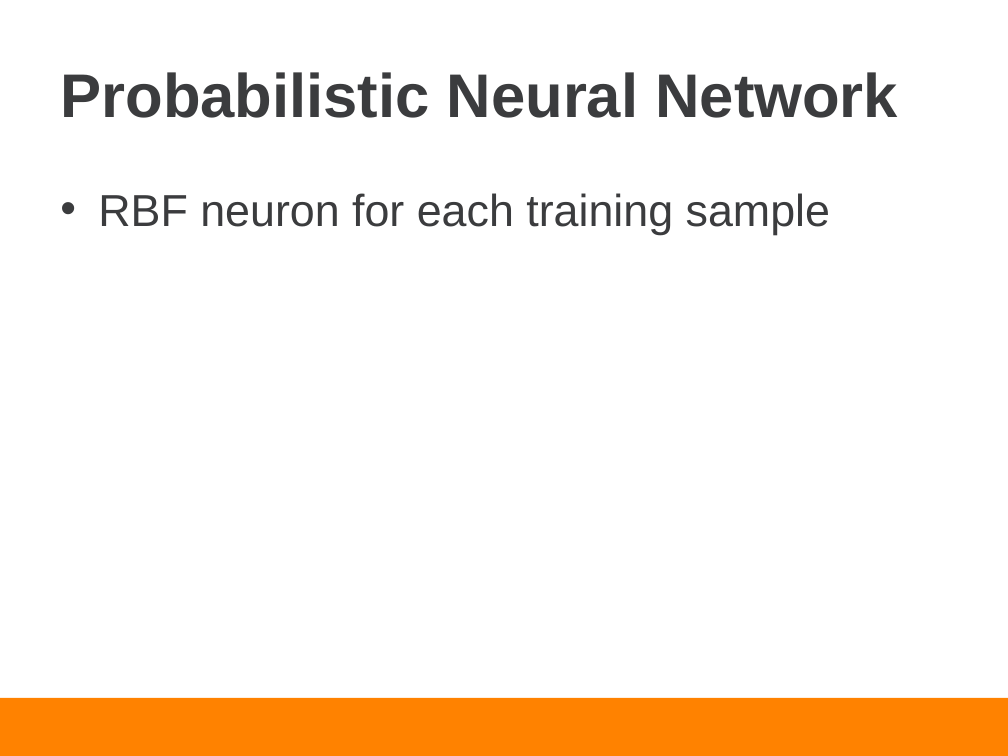
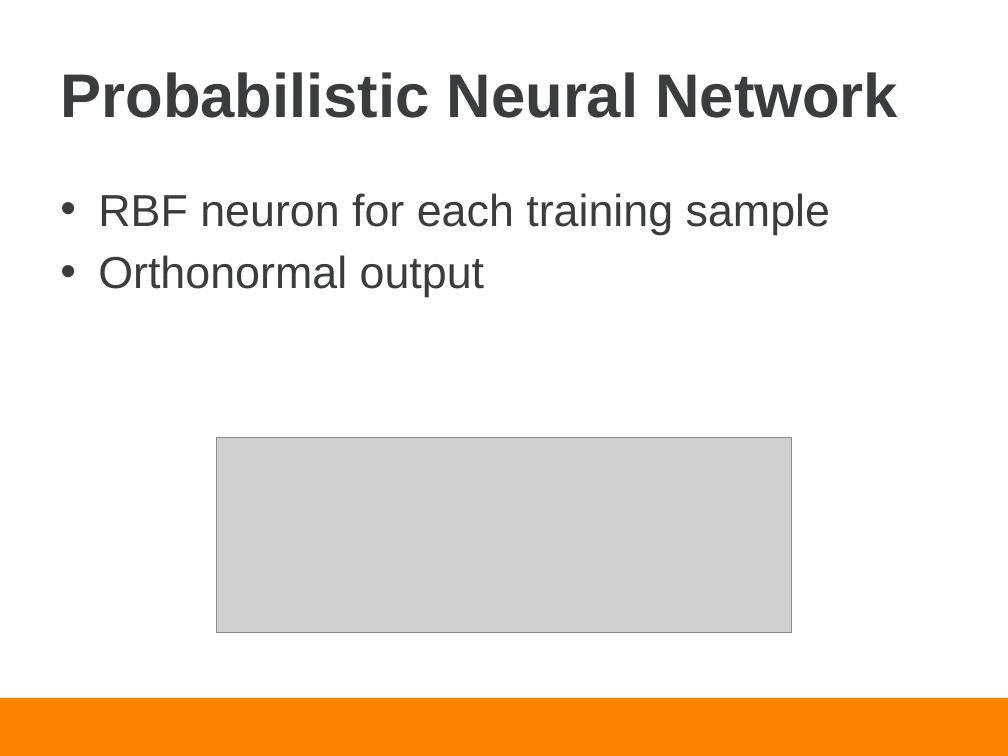
Before and after one commit to piovere/nucnotes, a slide deck: slide 11 of ne697neuralnetworks/project/presentation.pptx. Drawn at 1008x756 pixels with LibreOffice and Linux fonts; fonts in the diff are those of the drawing; grey boxes stand for pictures; background and template pictures are left out. Boxes give left, top, right and bottom in pixels: in the first picture for what was removed or moved away, otherwise in the second. Text is boxed around its words. In the diff, an @@ line names an element or a change of style, - is before the commit and + after.

```diff
--- a/ne697neuralnetworks/project/presentation.pptx
+++ b/ne697neuralnetworks/project/presentation.pptx
@@ text at [98,255,484,297]: paragraph added @@
+• Orthonormal output
@@ picture added at [217,437,792,633] @@
```
Also in this commit, not shown: 5 other slides changed, 7 slides added, 2 slides removed.
